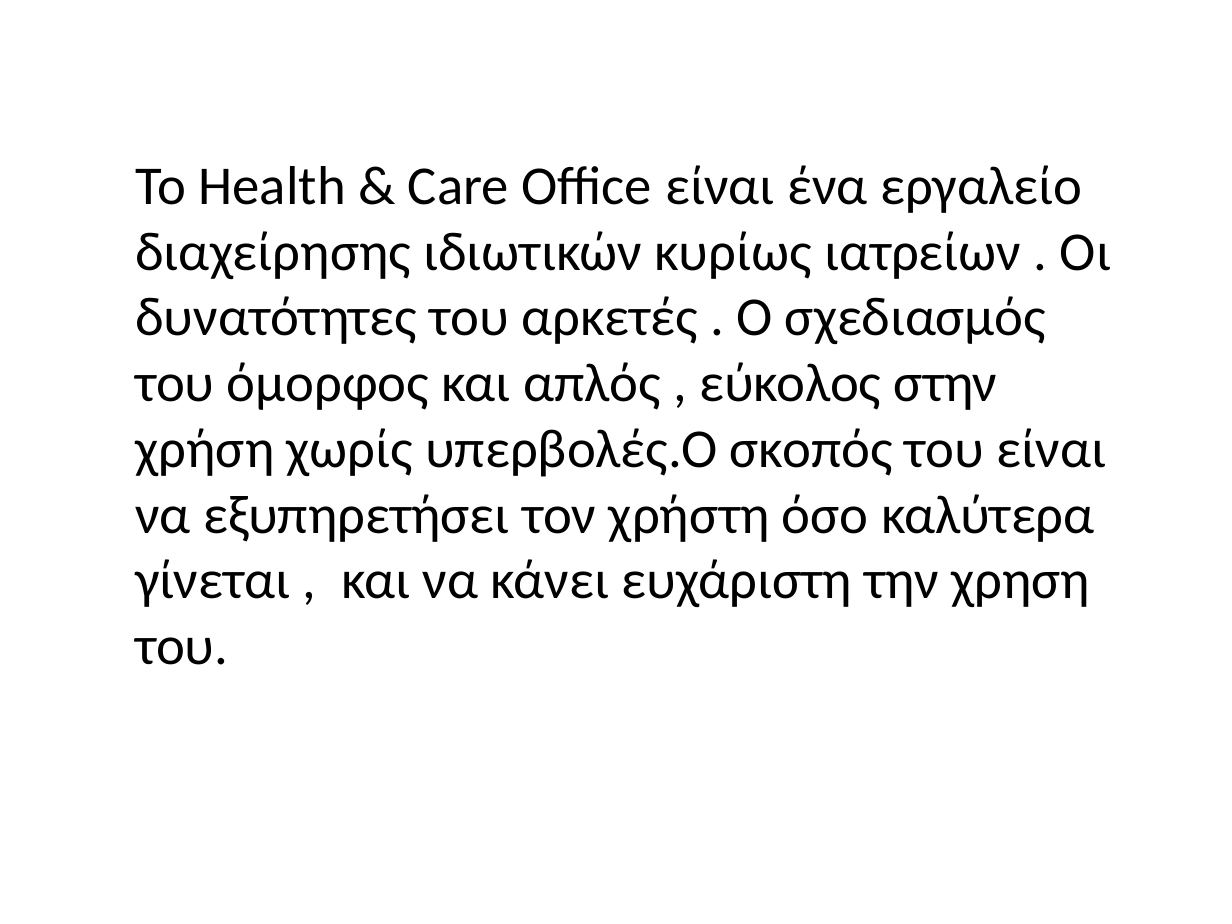
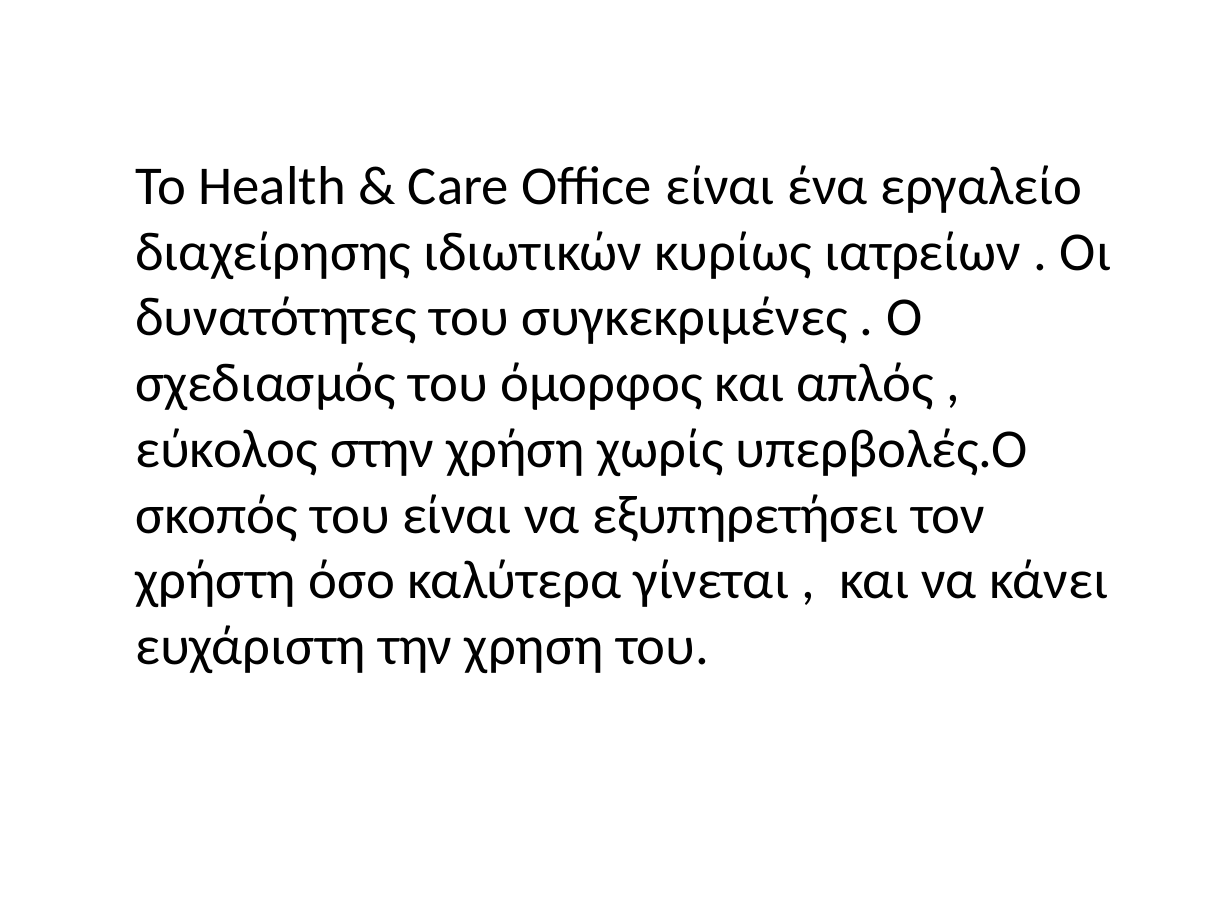
Before and after one commit to GorianM/Health-Care-Office, a slide deck: slide 4 of Health & Care Office Presentation.pptx. Drawn at 1232x924 pixels with LibreOffice and Linux fonts; fonts in the diff are those of the drawing; background and template pictures are left out. Boxes give left, top, right and bottom in pixels: in the first picture for what was removed or moved away, otherwise in the second. Text is boxed around its words. In the diff, an @@ line names an element or a change of style, - is before the commit and + after.

```diff
--- a/Health & Care Office Presentation.pptx
+++ b/Health & Care Office Presentation.pptx
@@ text at box(135, 165, 1111, 674): text changed @@
-Το Health & Care Office είναι ένα εργαλείο διαχείρησης ιδιωτικών κυρίως ιατρείων . Οι δυνατότητες του αρκετές . Ο σχεδιασμός του όμορφος και απλός , εύκολος στην χρήση χωρίς υπερβολές.Ο σκοπός του είναι να εξυπηρετήσει τον χρήστη όσο καλύτερα γίνεται , και να κάνει ευχάριστη την χρηση του.
+Το Health & Care Office είναι ένα εργαλείο διαχείρησης ιδιωτικών κυρίως ιατρείων . Οι δυνατότητες του συγκεκριμένες . Ο σχεδιασμός του όμορφος και απλός , εύκολος στην χρήση χωρίς υπερβολές.Ο σκοπός του είναι να εξυπηρετήσει τον χρήστη όσο καλύτερα γίνεται , και να κάνει ευχάριστη την χρηση του.
```
Also in this commit, not shown: 1 slide added.
